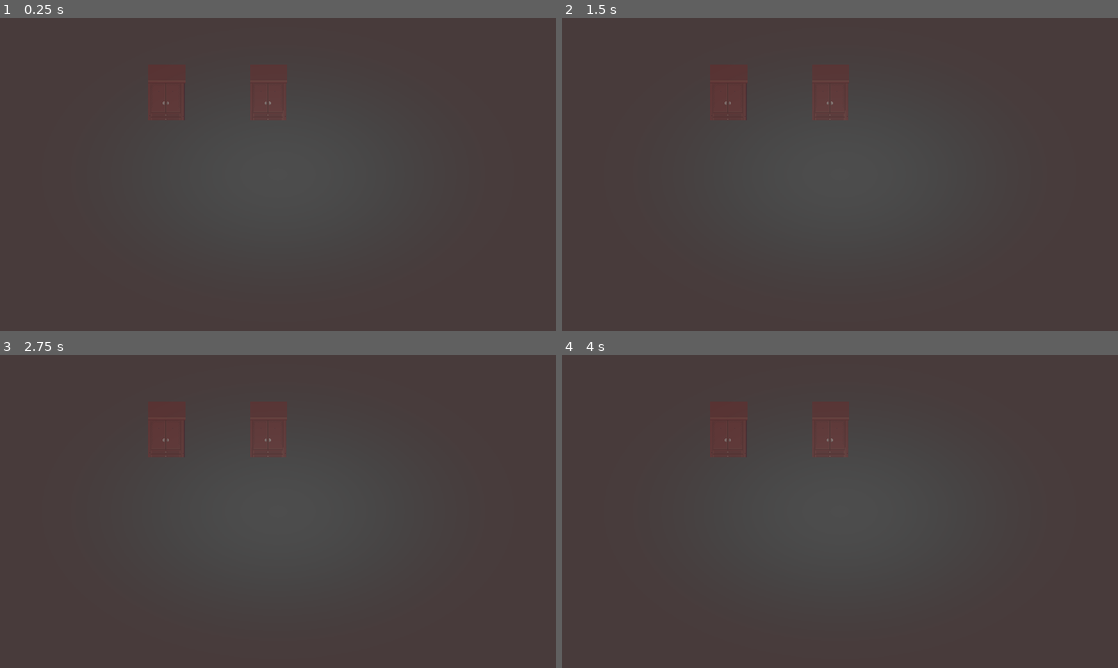
Above: before the commit, frames 1-4 (two rows, left to right).
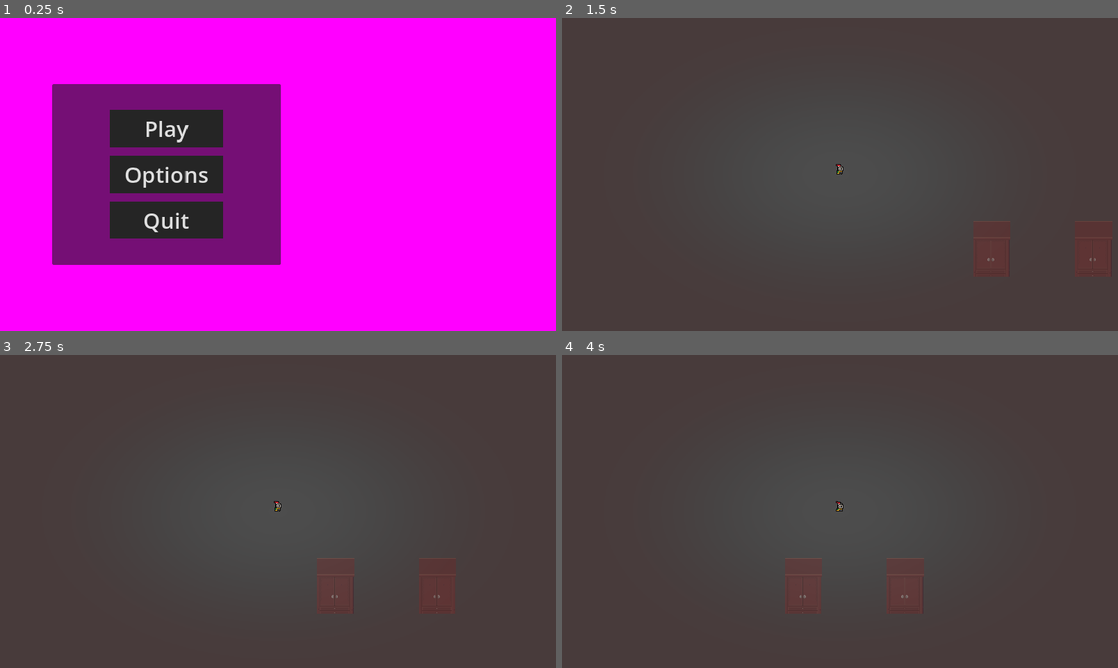
Above: after the commit, the same moments.

Repository: IES-Rafael-Alberti/GameOff2024RogueLab
Game: Godot game, scene res://scenes/prueva_movimiento.tscn
Same seed, same stepped clock (60 frames per second), same inputs: the game is played once before the commit and once after it.
Inputs (mouse positions are in pixels of both pictures, inside the frame that each line leads up to):
- Up to frame 1 (0.25 s): no input
- Up to frame 2 (1.5 s): click (728, 127) at 0.5 s, where only the run after the commit has a clickable "Play"; tap Enter at 1.25 s; hold D (right) from 1.28 s (still down); tap E (interancion) at 1.35 s
- Up to frame 3 (2.75 s): release D (right) at 2.03 s; hold S (down) from 2.03 s (still down); tap E (interancion) at 2.1 s
- Up to frame 4 (4 s): release S (down) at 2.78 s; hold D (right) 2.78-3.53 s; tap E (interancion) at 2.85, 3.6 s; hold Up (up) from 3.53 s (still down)

The runs differ from the first frame. In frame 1, 100% of the frame differs, in the area x 0-100%, y 0-100%; in frame 2, 0.7%; in frame 3, 1.0%; in frame 4, 1.2%.

Commit message:
CameraManager instanciate

Diff:
--- a/scenes/prueva_movimiento.tscn
+++ b/scenes/prueva_movimiento.tscn
@@ -1,6 +1,6 @@
 [gd_scene load_steps=9 format=4 uid="uid://dqq6shoxeay2t"]
 
-[ext_resource type="PackedScene" uid="uid://bumaujc3plt5v" path="res://scenes/jugador.tscn" id="1_pxey0"]
+[ext_resource type="Script" path="res://scripts/main_scene.gd" id="1_k1qke"]
 [ext_resource type="Texture2D" uid="uid://d3vpgj14n75bt" path="res://assets/assets/A4.png" id="2_vh4uo"]
 [ext_resource type="Texture2D" uid="uid://dio3acuttcete" path="res://assets/assets/Inside_C.png" id="3_d2vf6"]
 [ext_resource type="Material" uid="uid://rkl0qeb66rdc" path="res://assets/materials/sangre.tres" id="4_tk8hf"]
@@ -1918,9 +1918,7 @@
 sources/1 = SubResource("TileSetAtlasSource_mc307")
 
 [node name="prueva movimiento" type="Node2D"]
-
-[node name="jugador" parent="." instance=ExtResource("1_pxey0")]
-position = Vector2(135, 96)
+script = ExtResource("1_k1qke")
 
 [node name="TileMapLayer" type="TileMapLayer" parent="."]
 tile_map_data = PackedByteArray("AAAQAAUAAQAcAAoAAAAQAAYAAQAcAAsAAAAQAAcAAQAcAAwAAAAQAAgAAQAcAA0AAAAQAAkAAQAcAA4AAAAQAA …(688 unchanged characters)…
--- a/scripts/globals/CameraManager.gd
+++ b/scripts/globals/CameraManager.gd
@@ -8,9 +8,14 @@
 
 var Camera:Camera2D
 
+func add_camera(player:CharacterBody2D):
 
+	if(Camera == null):
+		Camera = Camera2D.new()
 
+	player.add_child(Camera)
 
+	pass
 
 func tweenCameraBetween(offsetX:float,offsetY:float,tweenTime:float):
 
--- a/scripts/globals/CanvasManager.gd
+++ b/scripts/globals/CanvasManager.gd
@@ -9,6 +9,7 @@
 var inGame:bool=false
 var pause_menu
 var option_menu
+var main_scene
 
 const MAIN_MENU = preload("res://scenes/menus/main_menu.tscn")
 const PAUSE_MENU = preload("res://scenes/menus/pause_menu.tscn")
@@ -34,7 +35,7 @@
 	pass
 
 func _ready() -> void:
-	#play_main_menu()
+	play_main_menu()
 	pass
 
 func play_main_menu():
@@ -50,8 +51,6 @@
 
 	pause_menu.visible=true
 
-	#cambiar escena de pausa completamente
-	#get_tree().change_scene_to_packed(PAUSE_MENU)
 	pass
 
 func play_resume_pause_menu():
@@ -85,9 +84,9 @@
 
 
 func play_main_scene():
+	var player = GameManager.get_player()
+	CameraManager.add_camera(player)
 	get_tree().change_scene_to_packed(MAIN_SCENE)
-	get_tree().current_scene.add_child(GameManager.player)
-
 	inGame=true
 	pass
 
--- a/scripts/globals/gameManager.gd
+++ b/scripts/globals/gameManager.gd
@@ -1,6 +1,6 @@
 extends Node
 
-var player
+var player:CharacterBody2D
 const JUGADOR = preload("res://scenes/jugador.tscn")
 
 var initSpeed = 130
@@ -13,17 +13,15 @@
 var flag5 = false
 
 
-
-
-
-
-# Called when the node enters the scene tree for the first time.
-func _ready():
-	player = JUGADOR.instantiate()
-	player.SPEED = initSpeed
-	pass # Replace with function body.
-
-
 # Called every frame. 'delta' is the elapsed time since the previous frame.
 func _process(delta):
 	pass
+
+func get_player():
+
+	if(player == null):
+		player = JUGADOR.instantiate()
+		player.SPEED = initSpeed
+
+	return player
+	pass
--- /dev/null
+++ b/scripts/main_scene.gd
@@ -0,0 +1,8 @@
+extends Node2D
+
+func _ready() -> void:
+	var player=GameManager.get_player()
+
+	get_tree().current_scene.add_child(player)
+
+	pass
Not shown, changed: assets/assets/Player/boy-32-64-idele_acabado.png.import
Not shown, changed: assets/assets/Player/boy-32-64-walkt.png.import
